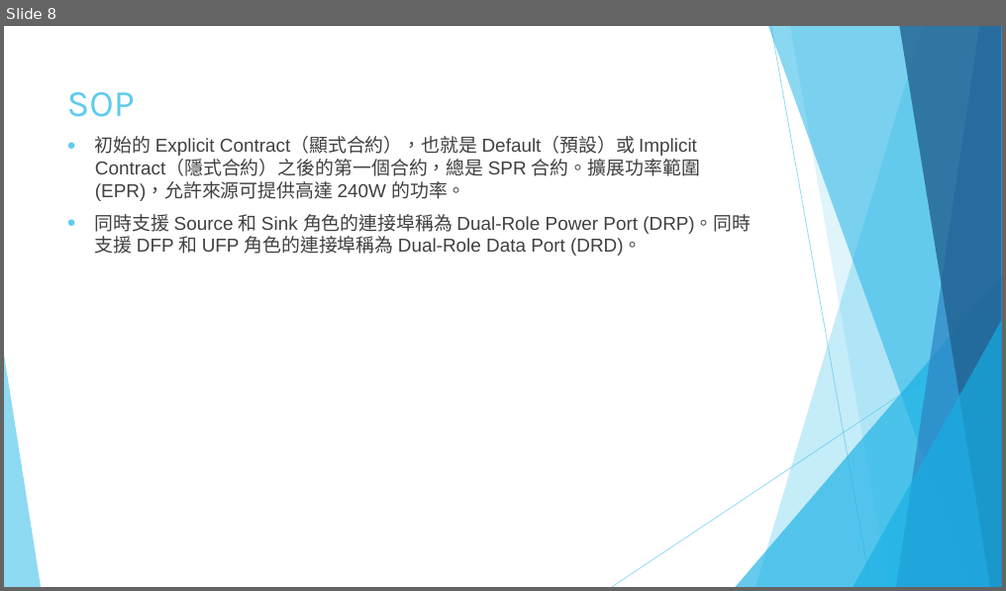
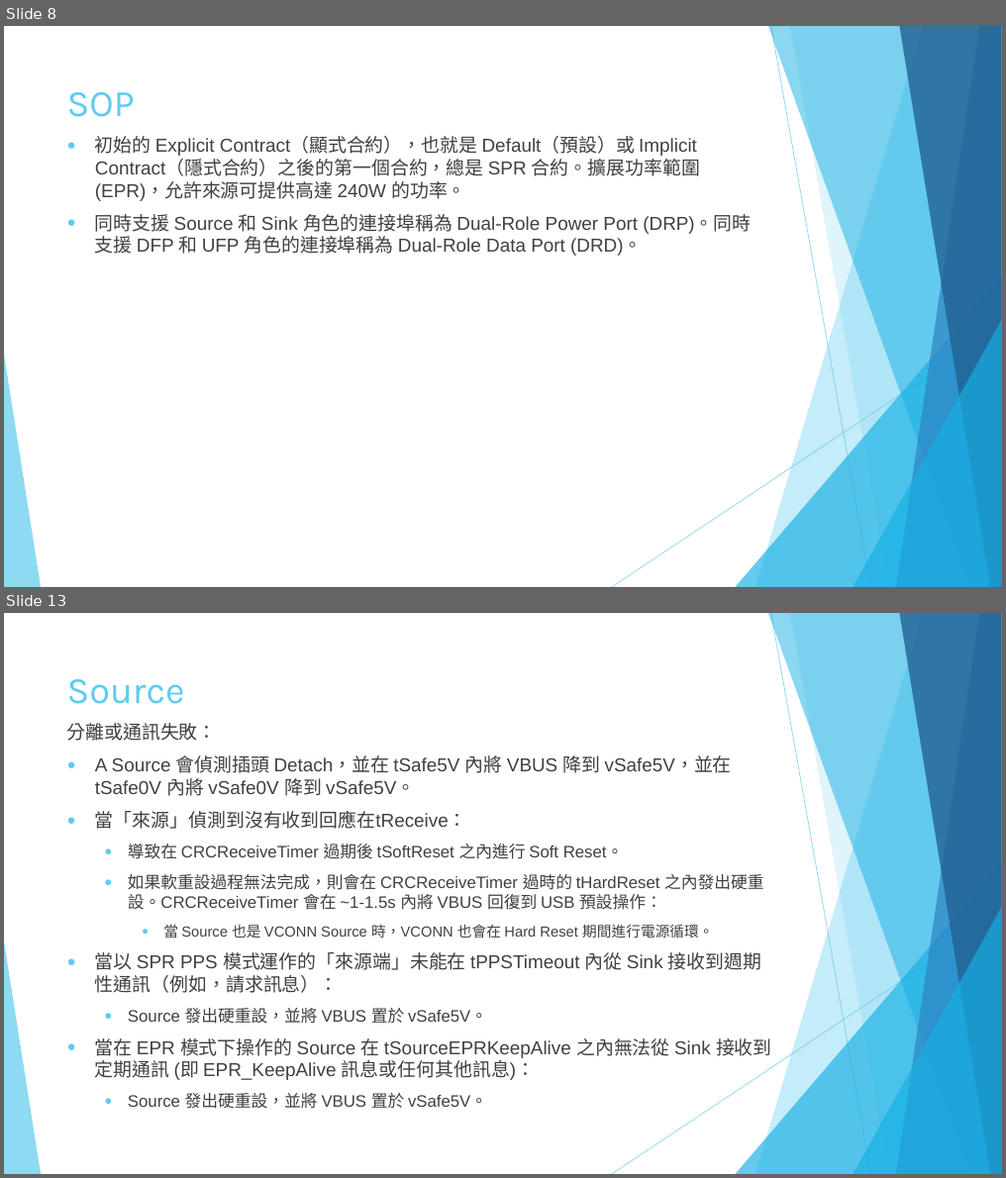
Before and after one commit to victorchan0617/CY4541, a slide deck: USB PD協議.pptx. Shown one above the other, each under a label of ours: slide 8 before the commit, slides 8 and 13 after it; the slides between them are not shown. The pictures are 1006x591 and 1006x1178 pixels, drawn with LibreOffice and Linux fonts; fonts in the diff are those of the drawing. Boxes give left, top, right and bottom in pixels: in the first picture for what was removed or moved away, otherwise in the second. Text is boxed around its words. In the diff, an @@ line names an element or a change of style, - is before the commit and + after.

```diff
--- a/USB PD協議.pptx
+++ b/USB PD協議.pptx
@@ slide 13 added at (4,613,1002,1174), background #FFFFFF; not listed: 10 template elements that a slide beside it also shows @@
@@ title added at (67,679,185,704), 36 pt, text #5FCBEF @@
+Source
@@ text added at (67,723,772,1109), 18 pt, text #404040 @@
+分離或通訊失敗：
+● A Source 會偵測插頭 Detach，並在 tSafe5V 內將 VBUS 降到 vSafe5V，並在 tSafe0V 內將 vSafe0V 降到 vSafe5V。
+● 當「來源」偵測到沒有收到回應在tReceive：
+  ● 導致在 CRCReceiveTimer 過期後 tSoftReset 之內進行 Soft Reset。
+  ● 如果軟重設過程無法完成，則會在 CRCReceiveTimer 過時的 tHardReset 之內發出硬重設。CRCReceiveTimer 會在 ~1-1.5s 內將 VBUS 回復到 USB 預設操作：
+    ● 當 Source 也是 VCONN Source 時，VCONN 也會在 Hard Reset 期間進行電源循環。
+● 當以 SPR PPS 模式運作的「來源端」未能在 tPPSTimeout 內從 Sink 接收到週期性通訊（例如，請求訊息）：
+  ● Source 發出硬重設，並將 VBUS 置於 vSafe5V。
+● 當在 EPR 模式下操作的 Source 在 tSourceEPRKeepAlive 之內無法從 Sink 接收到定期通訊 (即 EPR_KeepAlive 訊息或任何其他訊息)：
+  ● Source 發出硬重設，並將 VBUS 置於 vSafe5V。
```
Also in this commit, not shown: 1 slide changed, 48 other slides added.
